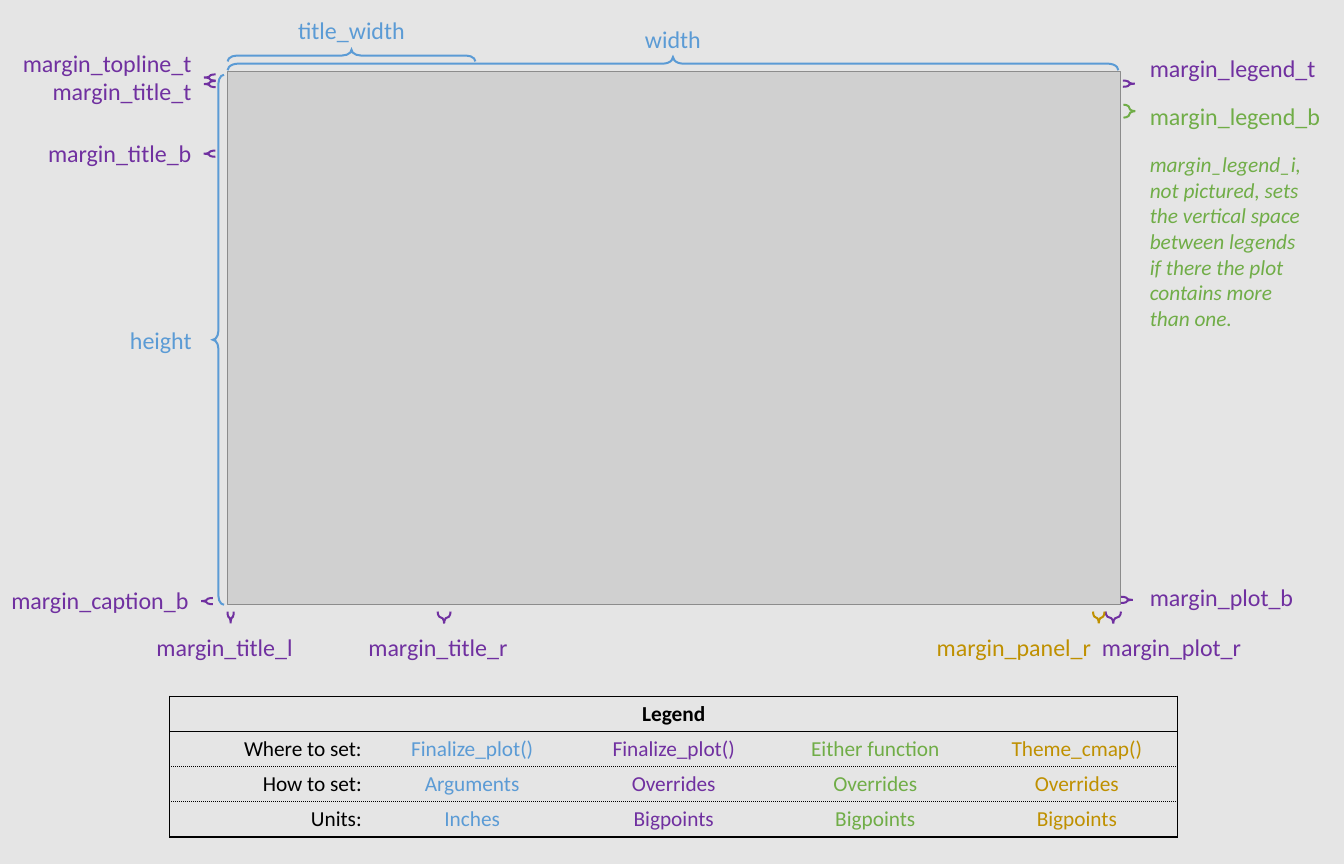
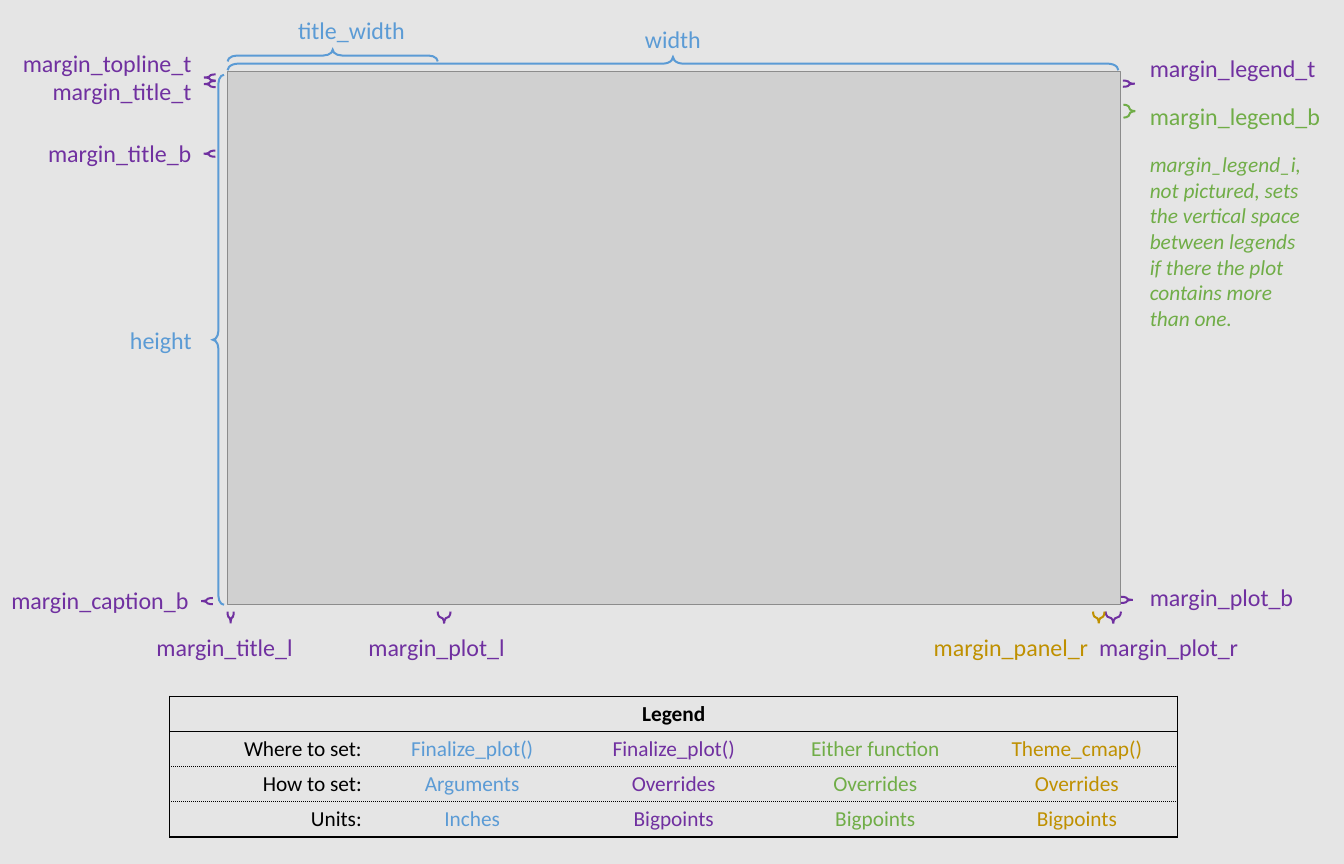
Before and after one commit to CMAP-REPOS/cmapplot, a slide deck: slide 1 of man/figures/margins.pptx. Drawn at 1344x864 pixels with LibreOffice and Linux fonts; fonts in the diff are those of the drawing; grey boxes stand for pictures. Boxes give left, top, right and bottom in pixels: in the first picture for what was removed or moved away, otherwise in the second. Text is boxed around its words. In the diff, an @@ line names an element or a change of style, - is before the commit and + after.

Commit message:
updated margins graphic
title_r -> plot_l and location of title width clarified.

```diff
--- a/man/figures/margins.pptx
+++ b/man/figures/margins.pptx
@@ left brace: place and size @@
-left brace at <box>228,50,475,61</box>
+left brace at <box>227,49,437,61</box>
@@ text at <box>156,639,1238,660</box>: text changed @@
-margin_title_l margin_title_r margin_panel_r margin_plot_r
+margin_title_l margin_plot_l margin_panel_r margin_plot_r
```
Also in this commit, not shown: 1 other file.
